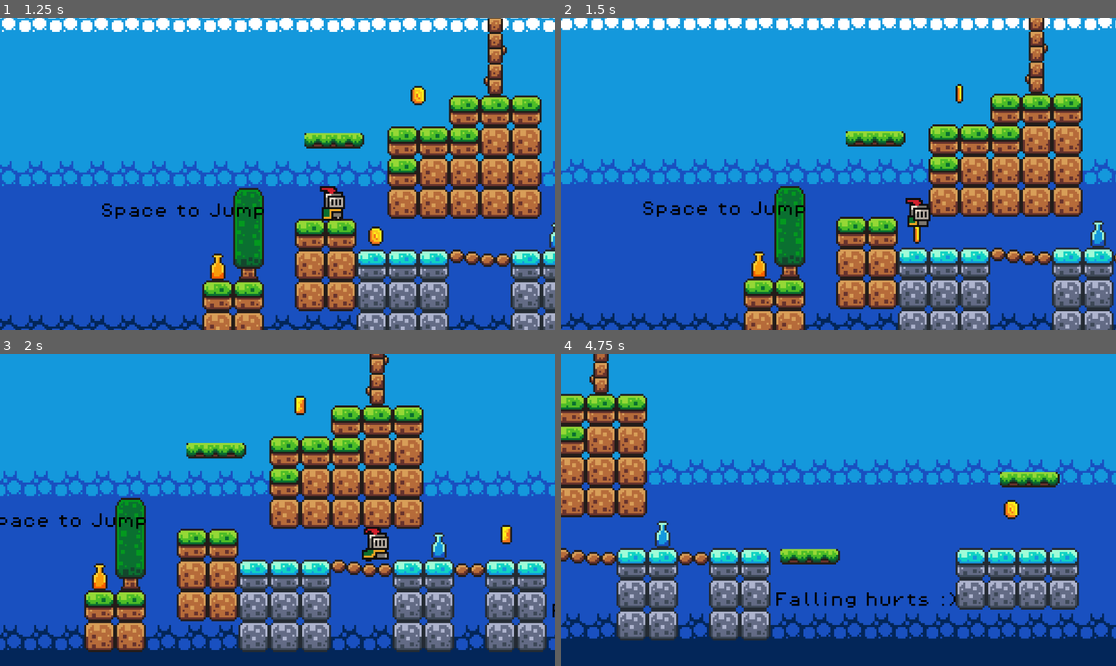
Above: before the commit, frames 1-4 (two rows, left to right).
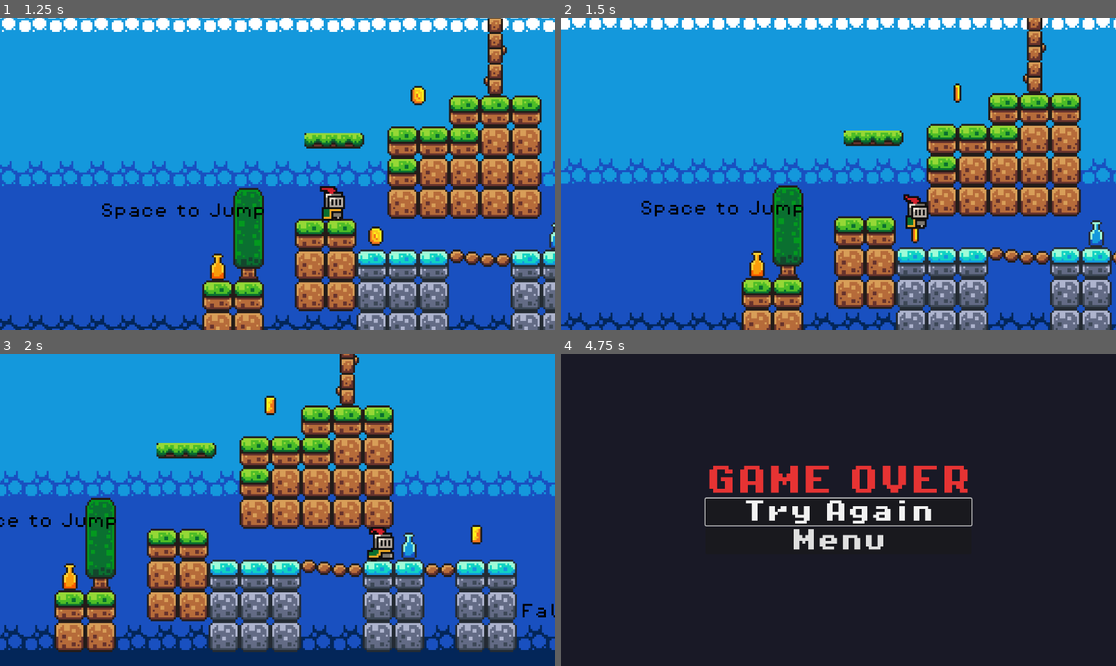
Above: after the commit, the same moments.

Repository: Tobyjcode/BrokeKnightGame
Game: Godot game, scene res://scenes/main_menu.tscn
The game is run twice, just before and just after one commit, with the same random seed, the same clock (stepped at 60 frames per second) and the same inputs.
Inputs:
- Up to frame 1 (1.25 s): click "Start Game" at 0.5 s
- Up to frame 2 (1.5 s): tap Enter (ui_accept) at 1.25 s; hold Right (move_right) from 1.28 s (still down); tap Shift (shift, bound only after the commit) at 1.35 s
- Up to frame 3 (2 s): keep holding Right (move_right); tap Space (jump) at 1.52, 1.55, 1.82 s
- Up to frame 4 (4.75 s): tap Space (jump) at 2.1, 2.27, 2.57, 3.05, 3.77, 4.07, 4.35, 4.52 s; tap Shift (shift, bound only after the commit) at 2.3, 2.85, 3.6 s; release Right (move_right) at 2.78 s; hold Left (move_left) 2.78-3.53 s; hold Right (move_right) from 3.53 s (still down)

Frame 1 is identical in both runs. In frame 2, 18% of the frame differs, in the area x 0-100%, y 0-100%; in frame 3, 29%; in frame 4, 96%.

Commit message:
Refactor player and coin assets to use 'toby_platformer_assets', implement rolling mechanic in player script, and update animations for smoother transitions.

Diff:
--- a/coin.tscn
+++ b/coin.tscn
@@ -1,8 +1,8 @@
 [gd_scene load_steps=21 format=3 uid="uid://ear8lvlreyek"]
 
 [ext_resource type="Script" uid="uid://dqgw4suk5hvke" path="res://coin.gd" id="1_0t63x"]
-[ext_resource type="Texture2D" uid="uid://qyh5uhxy6bgp" path="res://brackeys_platformer_assets/sprites/coin.png" id="1_d5gmh"]
-[ext_resource type="AudioStream" uid="uid://d07eetmtltrnv" path="res://brackeys_platformer_assets/sounds/coin.wav" id="3_v7riw"]
+[ext_resource type="Texture2D" uid="uid://qyh5uhxy6bgp" path="res://toby_platformer_assets/sprites/coin.png" id="1_d5gmh"]
+[ext_resource type="AudioStream" uid="uid://d07eetmtltrnv" path="res://toby_platformer_assets/sounds/coin.wav" id="3_v7riw"]
 
 [sub_resource type="AtlasTexture" id="AtlasTexture_0t63x"]
 atlas = ExtResource("1_d5gmh")
@@ -98,6 +98,45 @@
 
 [sub_resource type="CircleShape2D" id="CircleShape2D_relgi"]
 radius = 4.12311
+
+[sub_resource type="Animation" id="Animation_w14il"]
+length = 0.001
+tracks/0/type = "value"
+tracks/0/imported = false
+tracks/0/enabled = true
+tracks/0/path = NodePath("AnimatedSprite2D:visible")
+tracks/0/interp = 1
+tracks/0/loop_wrap = true
+tracks/0/keys = {
+"times": PackedFloat32Array(0),
+"transitions": PackedFloat32Array(1),
+"update": 1,
+"values": [true]
+}
+tracks/1/type = "value"
+tracks/1/imported = false
+tracks/1/enabled = true
+tracks/1/path = NodePath("CollisionShape2D:disabled")
+tracks/1/interp = 1
+tracks/1/loop_wrap = true
+tracks/1/keys = {
+"times": PackedFloat32Array(0),
+"transitions": PackedFloat32Array(1),
+"update": 1,
+"values": [false]
+}
+tracks/2/type = "value"
+tracks/2/imported = false
+tracks/2/enabled = true
+tracks/2/path = NodePath("PickupSound:playing")
+tracks/2/interp = 1
+tracks/2/loop_wrap = true
+tracks/2/keys = {
+"times": PackedFloat32Array(0),
+"transitions": PackedFloat32Array(1),
+"update": 1,
+"values": [false]
+}
 
 [sub_resource type="Animation" id="Animation_pdq0q"]
 resource_name = "pickupcoin"
@@ -152,45 +191,6 @@
 }]
 }
 
-[sub_resource type="Animation" id="Animation_w14il"]
-length = 0.001
-tracks/0/type = "value"
-tracks/0/imported = false
-tracks/0/enabled = true
-tracks/0/path = NodePath("AnimatedSprite2D:visible")
-tracks/0/interp = 1
-tracks/0/loop_wrap = true
-tracks/0/keys = {
-"times": PackedFloat32Array(0),
-"transitions": PackedFloat32Array(1),
-"update": 1,
-"values": [true]
-}
-tracks/1/type = "value"
-tracks/1/imported = false
-tracks/1/enabled = true
-tracks/1/path = NodePath("CollisionShape2D:disabled")
-tracks/1/interp = 1
-tracks/1/loop_wrap = true
-tracks/1/keys = {
-"times": PackedFloat32Array(0),
-"transitions": PackedFloat32Array(1),
-"update": 1,
-"values": [false]
-}
-tracks/2/type = "value"
-tracks/2/imported = false
-tracks/2/enabled = true
-tracks/2/path = NodePath("PickupSound:playing")
-tracks/2/interp = 1
-tracks/2/loop_wrap = true
-tracks/2/keys = {
-"times": PackedFloat32Array(0),
-"transitions": PackedFloat32Array(1),
-"update": 1,
-"values": [false]
-}
-
 [sub_resource type="AnimationLibrary" id="AnimationLibrary_h4etq"]
 _data = {
 &"RESET": SubResource("Animation_w14il"),
--- a/player.tscn
+++ b/player.tscn
@@ -1,6 +1,6 @@
-[gd_scene load_steps=26 format=3 uid="uid://pinkd122whhg"]
-
-[ext_resource type="Texture2D" uid="uid://dgl8d46vq0hdp" path="res://brackeys_platformer_assets/sprites/knight.png" id="1_4flbx"]
+[gd_scene load_steps=34 format=3 uid="uid://pinkd122whhg"]
+
+[ext_resource type="Texture2D" uid="uid://dgl8d46vq0hdp" path="res://toby_platformer_assets/sprites/knight.png" id="1_4flbx"]
 [ext_resource type="Script" uid="uid://bp4uft80003en" path="res://scripts/player.gd" id="1_onrkg"]
 
 [sub_resource type="AtlasTexture" id="AtlasTexture_onrkg"]
@@ -22,6 +22,38 @@
 [sub_resource type="AtlasTexture" id="AtlasTexture_2hs0m"]
 atlas = ExtResource("1_4flbx")
 region = Rect2(64, 160, 32, 32)
+
+[sub_resource type="AtlasTexture" id="AtlasTexture_7lmhl"]
+atlas = ExtResource("1_4flbx")
+region = Rect2(0, 160, 32, 32)
+
+[sub_resource type="AtlasTexture" id="AtlasTexture_dx0e4"]
+atlas = ExtResource("1_4flbx")
+region = Rect2(32, 160, 32, 32)
+
+[sub_resource type="AtlasTexture" id="AtlasTexture_jm5j8"]
+atlas = ExtResource("1_4flbx")
+region = Rect2(64, 160, 32, 32)
+
+[sub_resource type="AtlasTexture" id="AtlasTexture_7hik5"]
+atlas = ExtResource("1_4flbx")
+region = Rect2(96, 160, 32, 32)
+
+[sub_resource type="AtlasTexture" id="AtlasTexture_qtqh7"]
+atlas = ExtResource("1_4flbx")
+region = Rect2(128, 160, 32, 32)
+
+[sub_resource type="AtlasTexture" id="AtlasTexture_2wuci"]
+atlas = ExtResource("1_4flbx")
+region = Rect2(160, 160, 32, 32)
+
+[sub_resource type="AtlasTexture" id="AtlasTexture_iruf7"]
+atlas = ExtResource("1_4flbx")
+region = Rect2(192, 160, 32, 32)
+
+[sub_resource type="AtlasTexture" id="AtlasTexture_j5n4i"]
+atlas = ExtResource("1_4flbx")
+region = Rect2(224, 160, 32, 32)
 
 [sub_resource type="AtlasTexture" id="AtlasTexture_1jxqw"]
 atlas = ExtResource("1_4flbx")
@@ -113,6 +145,35 @@
 "loop": true,
 "name": &"jump",
 "speed": 5.0
+}, {
+"frames": [{
+"duration": 1.0,
+"texture": SubResource("AtlasTexture_7lmhl")
+}, {
+"duration": 1.0,
+"texture": SubResource("AtlasTexture_dx0e4")
+}, {
+"duration": 1.0,
+"texture": SubResource("AtlasTexture_jm5j8")
+}, {
+"duration": 1.0,
+"texture": SubResource("AtlasTexture_7hik5")
+}, {
+"duration": 1.0,
+"texture": SubResource("AtlasTexture_qtqh7")
+}, {
+"duration": 1.0,
+"texture": SubResource("AtlasTexture_2wuci")
+}, {
+"duration": 1.0,
+"texture": SubResource("AtlasTexture_iruf7")
+}, {
+"duration": 1.0,
+"texture": SubResource("AtlasTexture_j5n4i")
+}],
+"loop": true,
+"name": &"roll",
+"speed": 10.0
 }, {
 "frames": [{
 "duration": 1.0,
@@ -179,9 +240,9 @@
 [node name="AnimatedSprite2D" type="AnimatedSprite2D" parent="."]
 position = Vector2(0, -12)
 sprite_frames = SubResource("SpriteFrames_2hs0m")
-animation = &"jump"
+animation = &"roll"
 autoplay = "idle"
-frame_progress = 0.0995961
+frame_progress = 0.825904
 
 [node name="CollisionShape2D" type="CollisionShape2D" parent="."]
 position = Vector2(0, -6)
--- a/project.godot
+++ b/project.godot
@@ -42,6 +42,11 @@
 , Object(InputEventKey,"resource_local_to_scene":false,"resource_name":"","device":-1,"window_id":0,"alt_pressed":false …(183 unchanged characters)…
 ]
 }
+shift={
+"deadzone": 0.2,
+"events": [null, Object(InputEventKey,"resource_local_to_scene":false,"resource_name":"","device":0,"window_id":0,"alt_pressed":false,"shift_pressed":false,"ctrl_pressed":false,"meta_pressed":false,"pressed":false,"keycode":0,"physical_keycode":4194325,"key_label":0,"unicode":0,"location":0,"echo":false,"script":null)
+]
+}
 
 [rendering]
 
--- a/scripts/player.gd
+++ b/scripts/player.gd
@@ -3,40 +3,56 @@
 
 const SPEED = 130.0
 const JUMP_VELOCITY = -300.0
+const ROLL_SPEED = 200.0
+const ROLL_DURATION = 0.4
+
 @onready var animated_sprite: AnimatedSprite2D = $AnimatedSprite2D
+var is_rolling := false
+var roll_timer := 0.0
 
 func _physics_process(delta: float) -> void:
 	# Add the gravity.
 	if not is_on_floor():
 		velocity += get_gravity() * delta
 
-
 	# Handle jump.
 	if Input.is_action_just_pressed("jump") and is_on_floor():
 		velocity.y = JUMP_VELOCITY
 
-	# Here is the input direction which can be: -1, 0, 1
+	# Get movement direction
 	var direction := Input.get_axis("move_left", "move_right")
 
-	# Flip the sprite
-	if direction > 0:
-		animated_sprite.flip_h = false
-	elif direction < 0:
+	# Handle roll with single Shift press
+	if Input.is_action_just_pressed("shift") and is_on_floor() and not is_rolling:
+		is_rolling = true
+		roll_timer = ROLL_DURATION
+		animated_sprite.play("roll")
+
+	if is_rolling:
+		roll_timer -= delta
+		# Roll in the direction the sprite is facing
+		if animated_sprite.flip_h:
+			velocity.x = -ROLL_SPEED
+		else:
+			velocity.x = ROLL_SPEED
+
+		if roll_timer <= 0:
+			is_rolling = false
+	else:
+		# Normal movement
+		if direction > 0:
+			animated_sprite.flip_h = false
+			animated_sprite.play("run")
+			velocity.x = SPEED
+		elif direction < 0:
 			animated_sprite.flip_h = true
+			animated_sprite.play("run")
+			velocity.x = -SPEED
+		else:
+			animated_sprite.play("idle")
+			velocity.x = move_toward(velocity.x, 0, SPEED)
 
-	# Play animations
-	if is_on_floor():
-		if direction == 0:
-			animated_sprite.play("idle")
-		else:
-			animated_sprite.play("run")
-	else:
-		animated_sprite.play("jump")
-
-	#apply movement
-	if direction:
-		velocity.x = direction * SPEED
-	else:
-		velocity.x = move_toward(velocity.x, 0, SPEED)
+		if not is_on_floor():
+			animated_sprite.play("jump")
 
 	move_and_slide()
